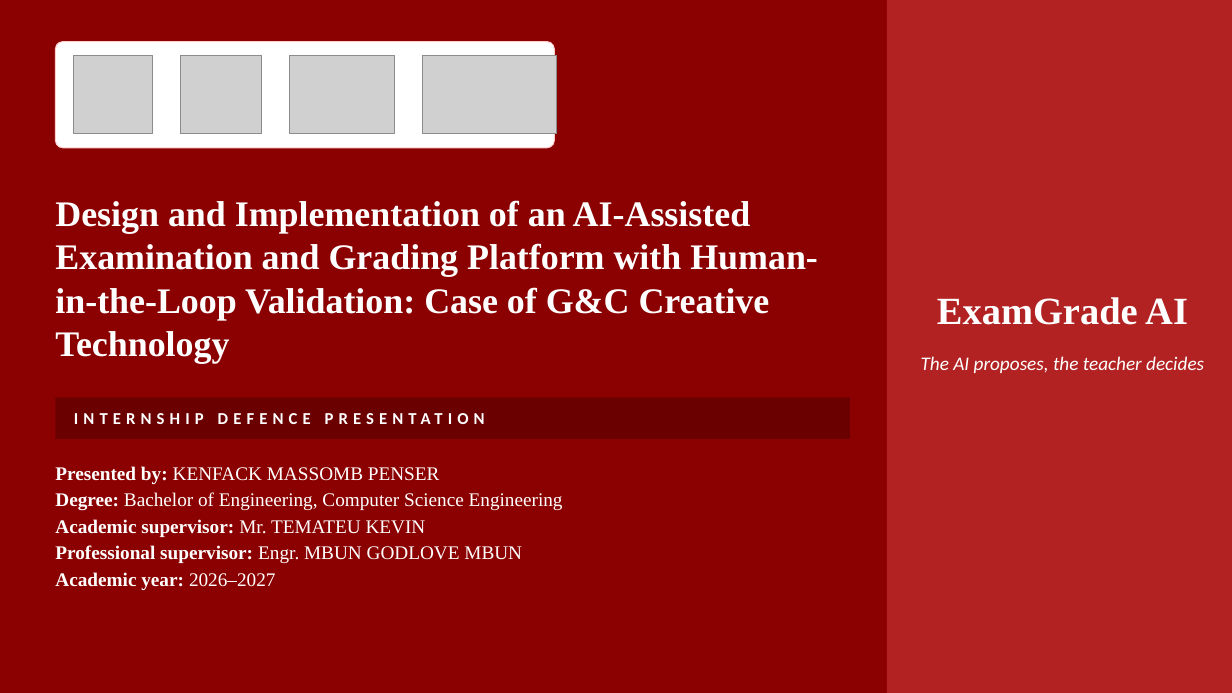
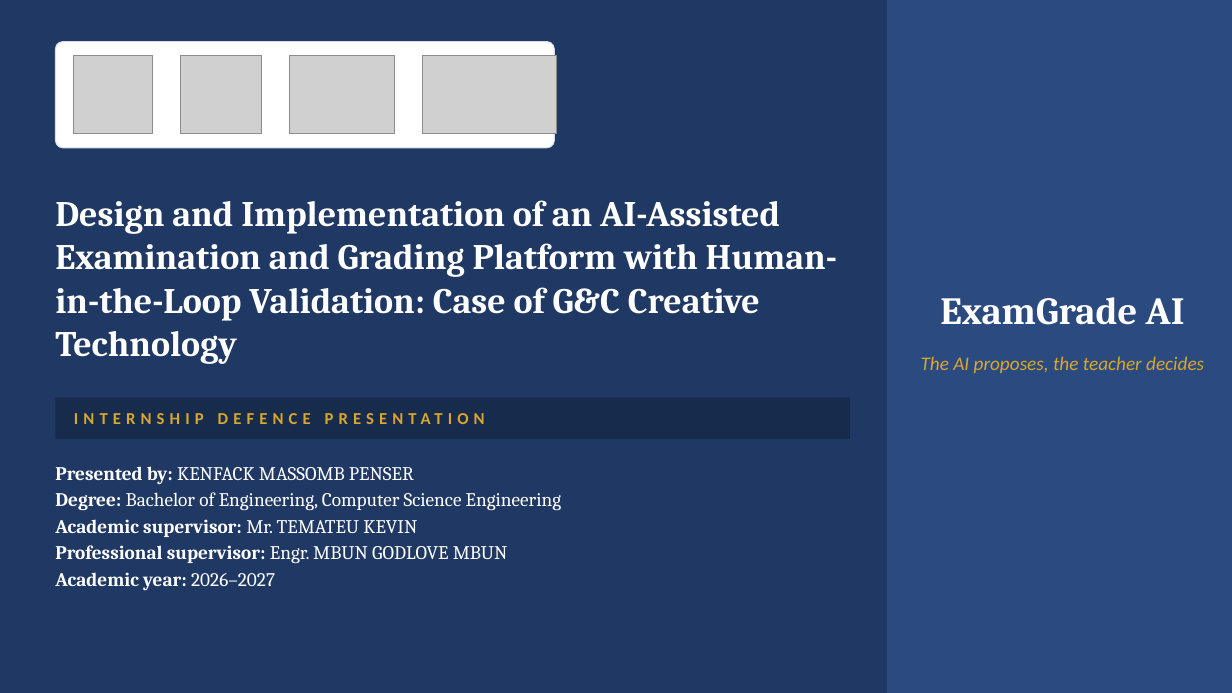
Before and after one commit to penser-kenfack/central, a slide deck: slide 1 of presentations/ExamGrade_AI_Defence_v2.pptx. Drawn at 1232x693 pixels with LibreOffice and Linux fonts; fonts in the diff are those of the drawing; grey boxes stand for pictures. Boxes give left, top, right and bottom in pixels: in the first picture for what was removed or moved away, otherwise in the second. Text is boxed around its words. In the diff, an @@ line names an element or a change of style, - is before the commit and + after.

```diff
--- a/presentations/ExamGrade_AI_Defence_v2.pptx
+++ b/presentations/ExamGrade_AI_Defence_v2.pptx
@@ background #8B0000 to #1F3864 @@
@@ rectangle at box(887, 0, 1232, 693): fill #B22222 to #2A4A80 @@
@@ rounded rectangle at box(55, 42, 555, 148): outline #FFCCCC 0.75 pt to #D5DCE8 0.75 pt; shadow changed @@
@@ font Times New Roman to Cambria in 3 elements at box(55, 200, 837, 364), box(55, 466, 561, 590), box(940, 297, 1185, 325) @@
@@ text "The AI proposes, the teacher ..." at box(921, 356, 1204, 373): text colour #FFFFFF to #D9A62E @@
@@ rectangle at box(55, 397, 850, 439): fill #6B0000 to #172B4D @@
@@ text "INTERNSHIP DEFENCE PRESENTATION" at box(74, 397, 832, 439): text colour #FFFFFF to #D9A62E @@
```
Also in this commit, not shown: 14 other slides changed.
